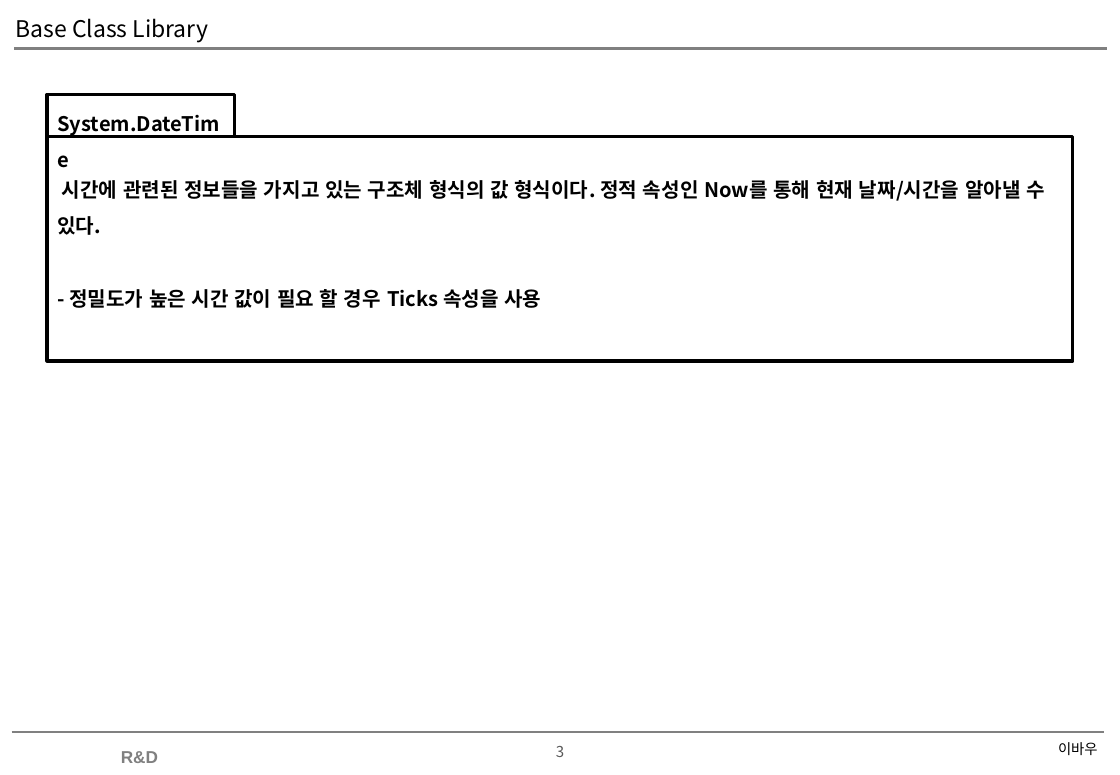
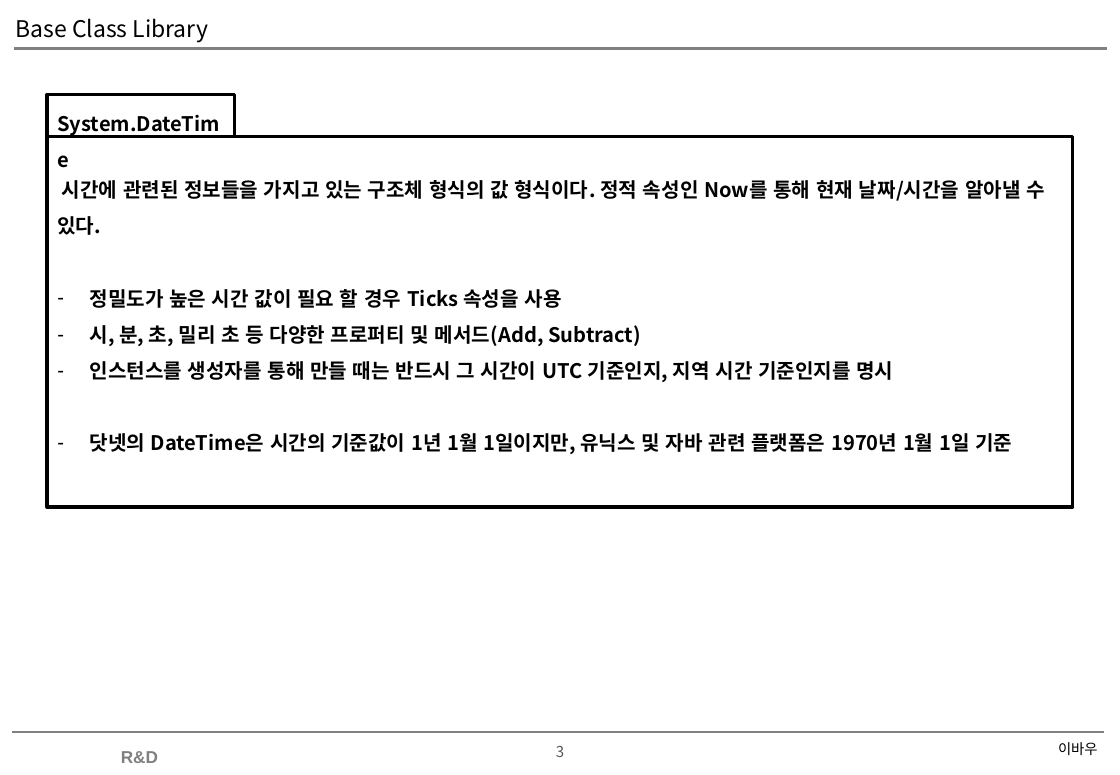
Before and after one commit to soultomind/CSharpStudy, a slide deck: slide 3 of CSharpStudy.Day20200627/Base Class Library.pptx. Drawn at 1120x775 pixels with LibreOffice and Linux fonts; fonts in the diff are those of the drawing; background and template pictures are left out. Boxes give left, top, right and bottom in pixels: in the first picture for what was removed or moved away, otherwise in the second. Text is boxed around its words. In the diff, an @@ line names an element or a change of style, - is before the commit and + after.

```diff
--- a/CSharpStudy.Day20200627/Base Class Library.pptx
+++ b/CSharpStudy.Day20200627/Base Class Library.pptx
@@ rectangle "시간에 관련된 정보들을 가지고 있는 ...": place and size @@
-rectangle "시간에 관련된 정보들을 가지고 있는 ..." at (48, 137, 1073, 362)
+rectangle "시간에 관련된 정보들을 가지고 있는 ..." at (48, 137, 1073, 508)
@@ text in rectangle at (90, 289, 1012, 454): text changed @@
-- 정밀도가 높은 시간 값이 필요 할 경우 Ticks 속성을 사용
+– 정밀도가 높은 시간 값이 필요 할 경우 Ticks 속성을 사용
+– 시, 분, 초, 밀리 초 등 다양한 프로퍼티 및 메서드(Add, Subtract)
+– 인스턴스를 생성자를 통해 만들 때는 반드시 그 시간이 UTC 기준인지, 지역 시간 기준인지를 명시
+– 닷넷의 DateTime은 시간의 기준값이 1년 1월 1일이지만, 유닉스 및 자바 관련 플랫폼은 1970년 1월 1일 기준
```
Also in this commit, not shown: 1 other slide changed, 3 slides added, 1 other file.
